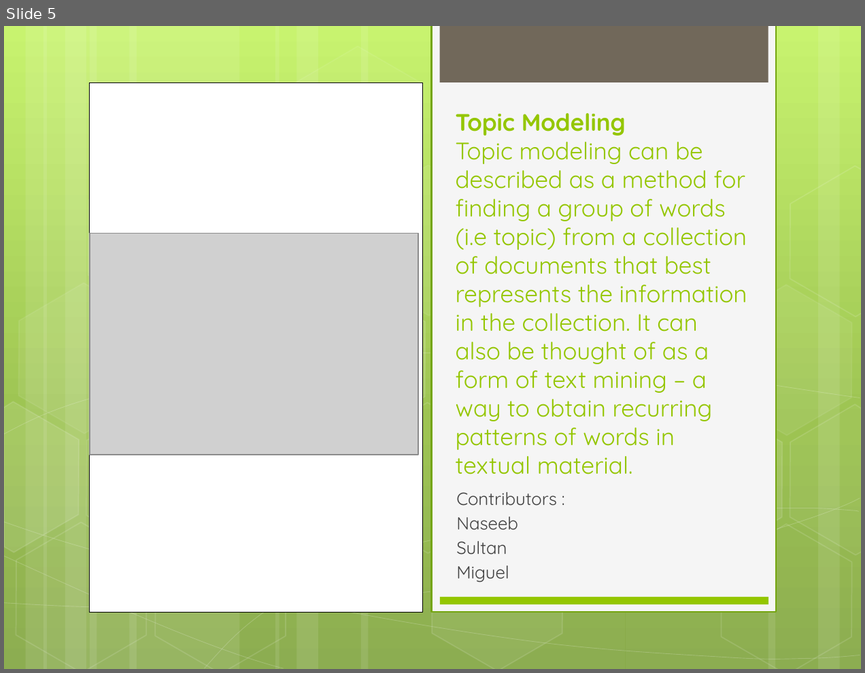
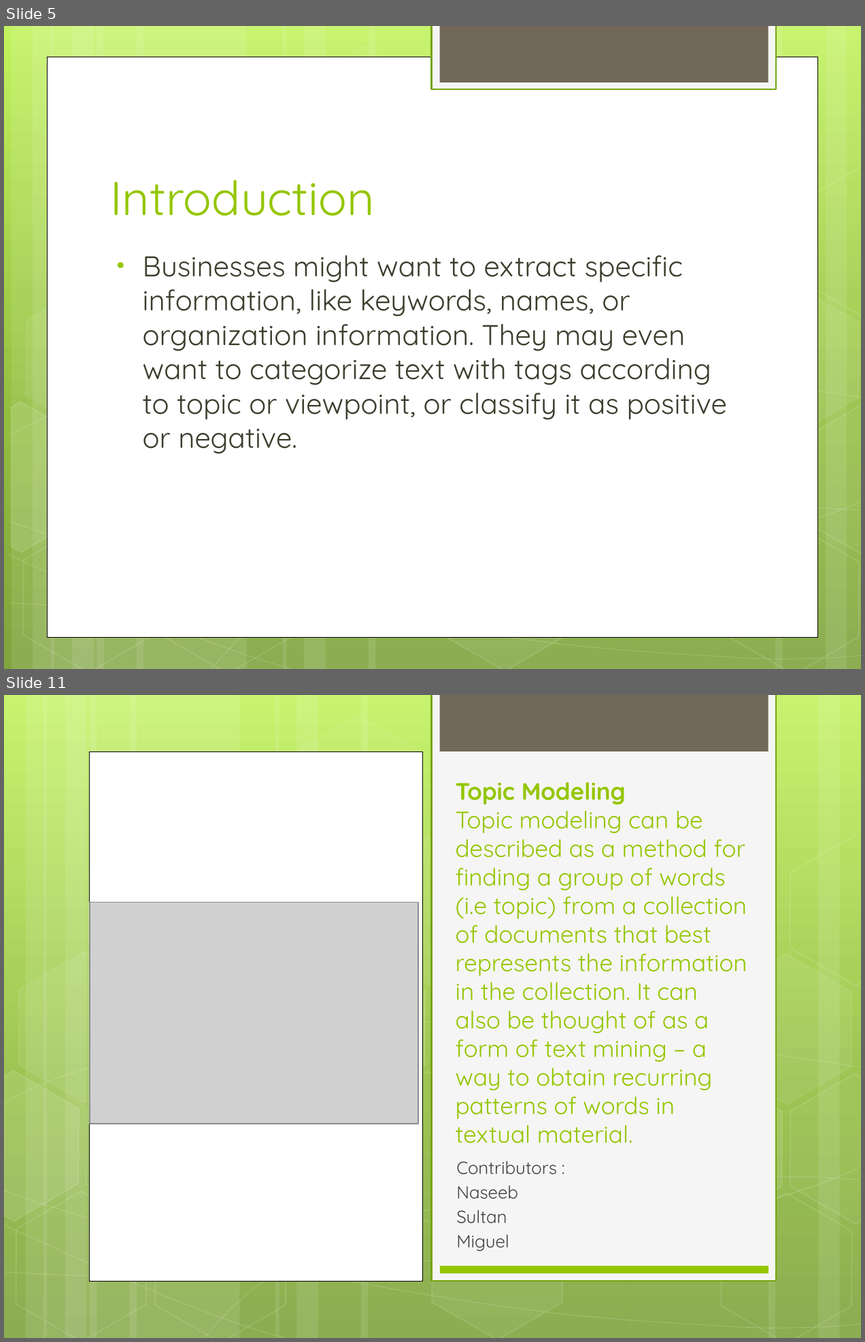
Before and after one commit to UNCG-CSE/Budget_Text_Analysis, a slide deck: doc/Project Review 1.pptx. Shown one above the other, each under a label of ours: slide 5 before the commit, slides 5 and 11 after it; the slides between them are not shown. The pictures are 865x673 and 865x1342 pixels, drawn with LibreOffice and Linux fonts; fonts in the diff are those of the drawing; grey boxes stand for pictures. Boxes give left, top, right and bottom in pixels: in the first picture for what was removed or moved away, otherwise in the second. Text is boxed around its words. In the diff, an @@ line names an element or a change of style, - is before the commit and + after.

```diff
--- a/doc/Project Review 1.pptx
+++ b/doc/Project Review 1.pptx
@@ slide 5 added at [4, 26, 861, 669], background gradient #C3F35F to #93BF3F to #81A53E; not listed: 1 template element that a slide beside it also shows @@
@@ rectangle added at [432, 26, 776, 89], fill #F5F5F5, outline #74A510 1.25 pt @@
@@ rectangle added at [47, 57, 818, 636], fill #FFFFFF, outline #000000 0.5 pt @@
@@ group added at [4, 26, 861, 669]: 12 rectangles, 8 freeform shapes, 8 hexagons @@
@@ title added at [110, 180, 374, 216], 40 pt, text #94C600 @@
+Introduction
@@ text added at [143, 255, 728, 454], 24 pt, text #3E3D2D @@
+• Businesses might want to extract specific information, like keywords, names, or organization information. They may even want to categorize text with tags according to topic or viewpoint, or classify it as positive or negative.
@@ what was slide 5 is now slide 11 @@
```
Also in this commit, not shown: 5 slides changed, 6 other slides added.
